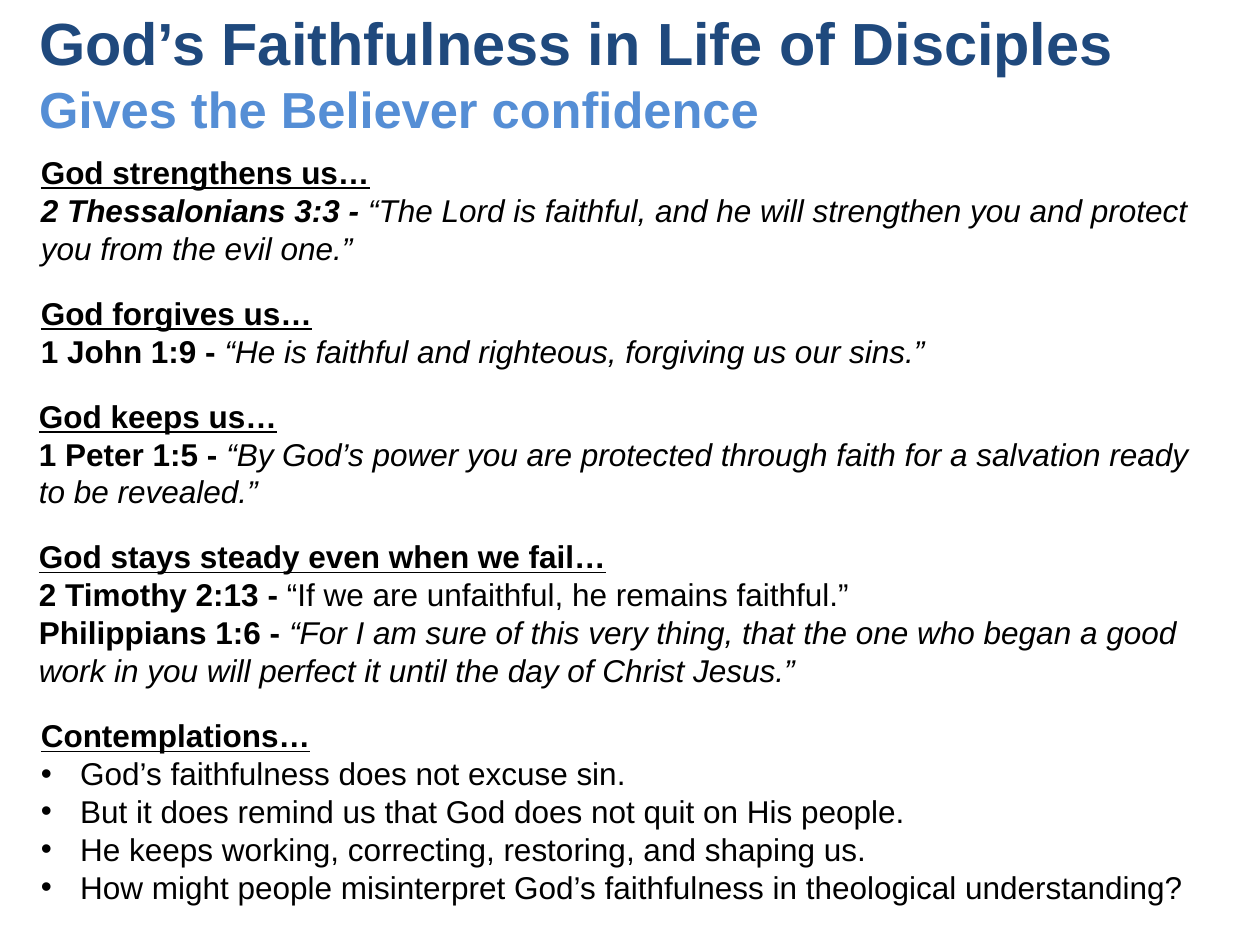
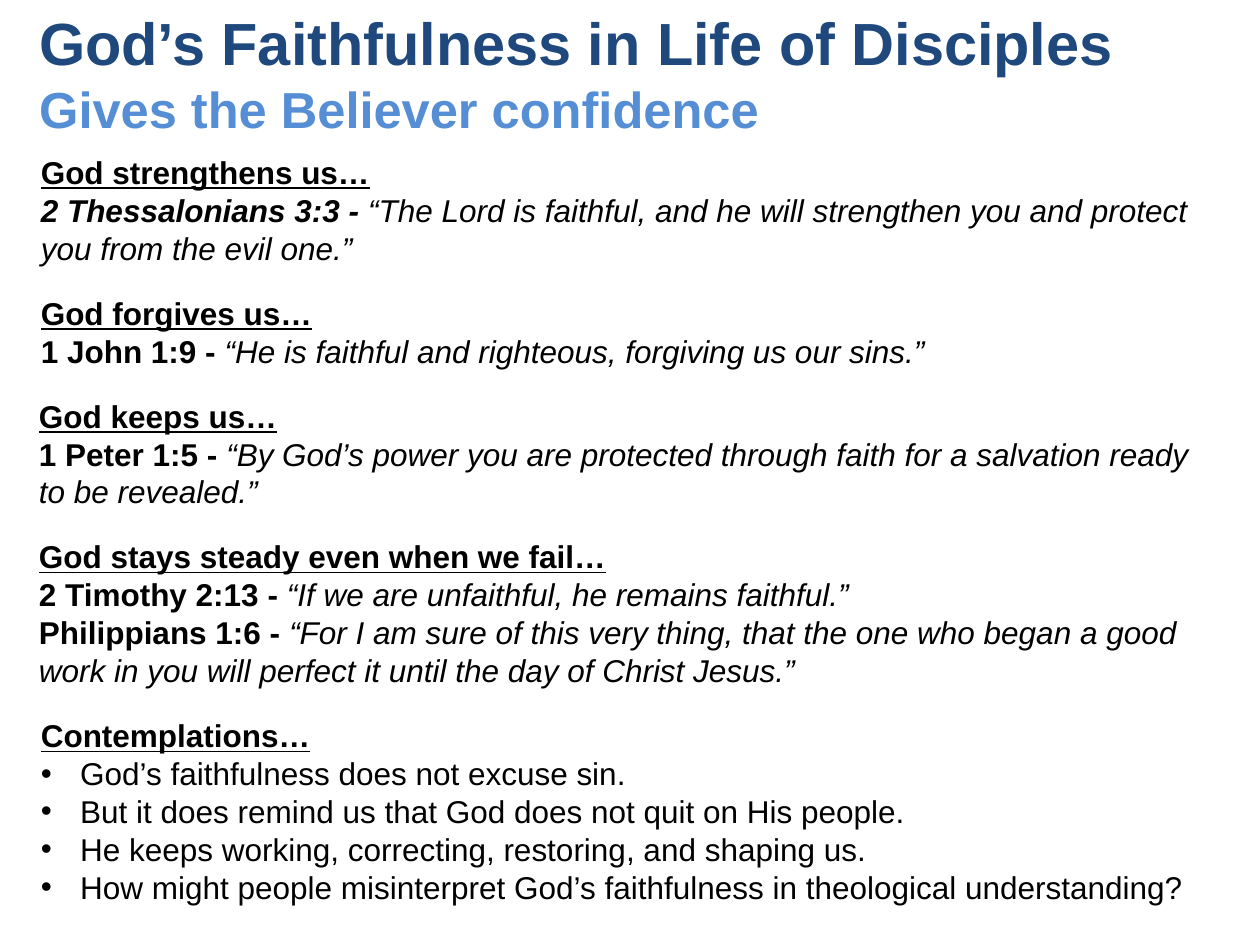
Before and after one commit to UsefulEngines/EvangelismPublic, a slide deck: slide 7 of 2025-Q4/Promises10/2025-12-14-Promises10.pptx (slide 5 before the commit). Drawn at 1260x945 pixels with LibreOffice and Linux fonts; fonts in the diff are those of the drawing. Boxes give left, top, right and bottom in pixels: in the first picture for what was removed or moved away, otherwise in the second. Text is boxed around its words. In the diff, an @@ line names an element or a change of style, - is before the commit and + after.

```diff
--- a/2025-Q4/Promises10/2025-12-14-Promises10.pptx
+++ b/2025-Q4/Promises10/2025-12-14-Promises10.pptx
@@ text at (x1=39, y1=583, x2=849, y2=612): italic on in "“If we are unfaithful, he remains faithful.”" @@
```
Also in this commit, not shown: 1 other slide changed, 2 slides added, 1 other file.
